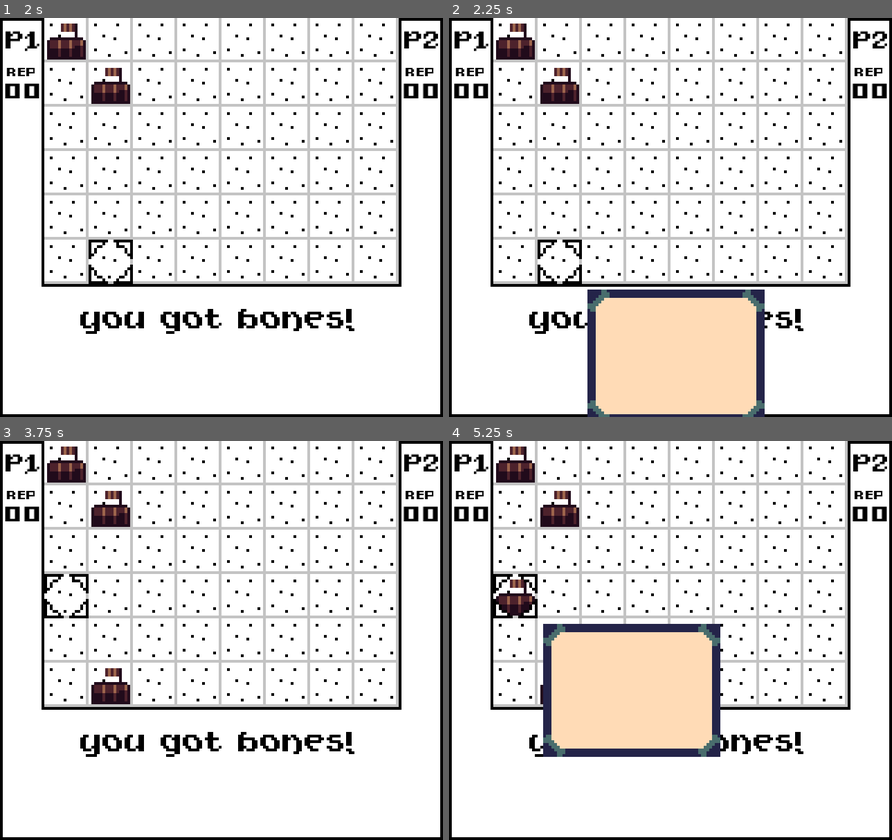
Above: before the commit, frames 1-4 (two rows, left to right).
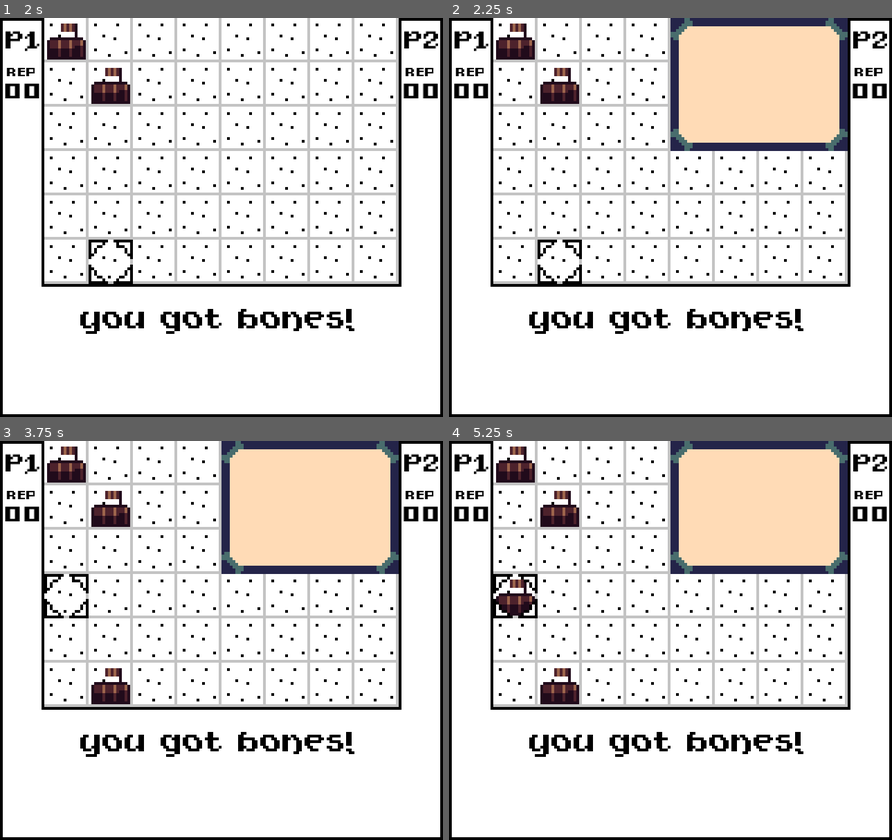
Above: after the commit, the same moments.

Repository: Saf-bonesman/bone-wars-proto-1
Game: Godot game, scene res://scenes/Game.tscn
The game is run twice, just before and just after one commit, with the same random seed, the same clock (stepped at 60 frames per second) and the same inputs.
Inputs (mouse positions are in pixels of both pictures, inside the frame that each line leads up to):
- Up to frame 1 (2 s): tap Enter at 0.5 s; move the mouse to (318, 197) at 0.52 s; hold D (action_right) 0.53-1.28 s; hold F (action_a) 0.53-1.28 s; tap Space at 1.25 s; move the mouse to (132, 237) at 1.27 s; hold S (action_down) from 1.28 s (still down); tap F (action_a) at 1.35 s
- Up to frame 2 (2.25 s): tap Enter at 2 s; move the mouse to (714, 129) at 2.02 s; release S (action_down) at 2.03 s; hold D (action_right) from 2.03 s (still down); hold F (action_a) from 2.03 s (still down)
- Up to frame 3 (3.75 s): tap Space at 2.75 s; move the mouse to (199, 720) at 2.77 s; release D (action_right) at 2.78 s; release F (action_a) at 2.78 s; hold W (action_up) 2.78-3.53 s; tap F (action_a) at 2.85 s; tap Enter at 3.5 s; move the mouse to (354, 700) at 3.52 s; hold A (action_left) from 3.53 s (still down); hold F (action_a) from 3.53 s (still down)
- Up to frame 4 (5.25 s): tap Space at 4.25 s; move the mouse to (537, 580) at 4.27 s; release F (action_a) at 4.28 s; tap F (action_a) at 4.35 s; move the mouse to (692, 640) at 5.02 s; release A (action_left) at 5.03 s; hold S (action_down) from 5.03 s (still down); hold F (action_a) from 5.03 s (still down)

Frame 1 is identical in both runs. In frame 2, 26% of the frame differs, in the area x 31-90%, y 0-100%; in frame 3, 13%; in frame 4, 27%, in the area x 21-90%, y 0-80%.

Commit message:
player menu stuf

Diff:
--- a/scripts/game_controller.gd
+++ b/scripts/game_controller.gd
@@ -27,6 +27,8 @@
 	match action_type:
 		"encamp":
 			Map.spawn_camp()
+		"menu":
+			Map.spawn_menu(coords)
 
 func end_turn() -> void:
 	if current_player_turn >= player_count:
--- a/scripts/map.gd
+++ b/scripts/map.gd
@@ -9,6 +9,9 @@
 @onready var Camps : Node2D = $Camps
 var player_structures : Dictionary = {}
 var current_player_turn = 0
+
+var player_menu
+var PLAYER_MENU = preload("res://scenes/PlayerMenu.tscn")
 
 func _ready() -> void:
 	board_init()
@@ -22,11 +25,22 @@
 	Player.h = board_height - 1
 
 func spawn_camp():
+	if is_instance_valid(player_menu):
+		player_menu.queue_free()
 	var camp_coordinates = Player.curr_pos
 	if player_structures.has(camp_coordinates):
 		return
 	player_structures[camp_coordinates] = "camp"+str(current_player_turn)
 	Camps.draw_new_struct(player_structures.get(camp_coordinates), camp_coordinates)
 
+func spawn_menu(coords : Vector2i) -> void:
+	print(coords.x)
+	player_menu = PLAYER_MENU.instantiate()
+	add_child(player_menu)
+	if coords.x < 4:
+		player_menu.position = Vector2i(3 * tile_height + tile_height, 0)
+	else:
+		player_menu.position = Vector2i(0, 0)
+
 func _on_game_turn_end(turn) -> void:
 	current_player_turn = turn # Replace with function body.
--- a/scripts/player.gd
+++ b/scripts/player.gd
@@ -5,8 +5,6 @@
 var tile_height
 var w
 var h
-var player_menu
-var PLAYER_MENU = preload("res://scenes/PlayerMenu.tscn")
 
 enum player_state {
 	ENCAMP,
@@ -43,16 +41,12 @@
 		player_state.MENUING:
 			if Input.is_action_pressed("action_a"):
 				print("choose menu option")
-				player_menu = PLAYER_MENU.instantiate()
-				add_child(player_menu)
-				#if curr_pos.x < 8:
-				player_menu.position = Vector2i(10, 10)
+				broadcast_action.emit("menu", curr_pos)
 				move_timer.set_paused(true)
 				current_state = player_state.ACTION_SABOTAGE
 		player_state.ACTION_SABOTAGE:
 			if Input.is_action_pressed("action_a"):
 				print("big esplostion")
-				player_menu.queue_free()
 				move_timer.set_paused(false)
 				current_state = player_state.ACTION_DIG
 		player_state.ACTION_DIG:
